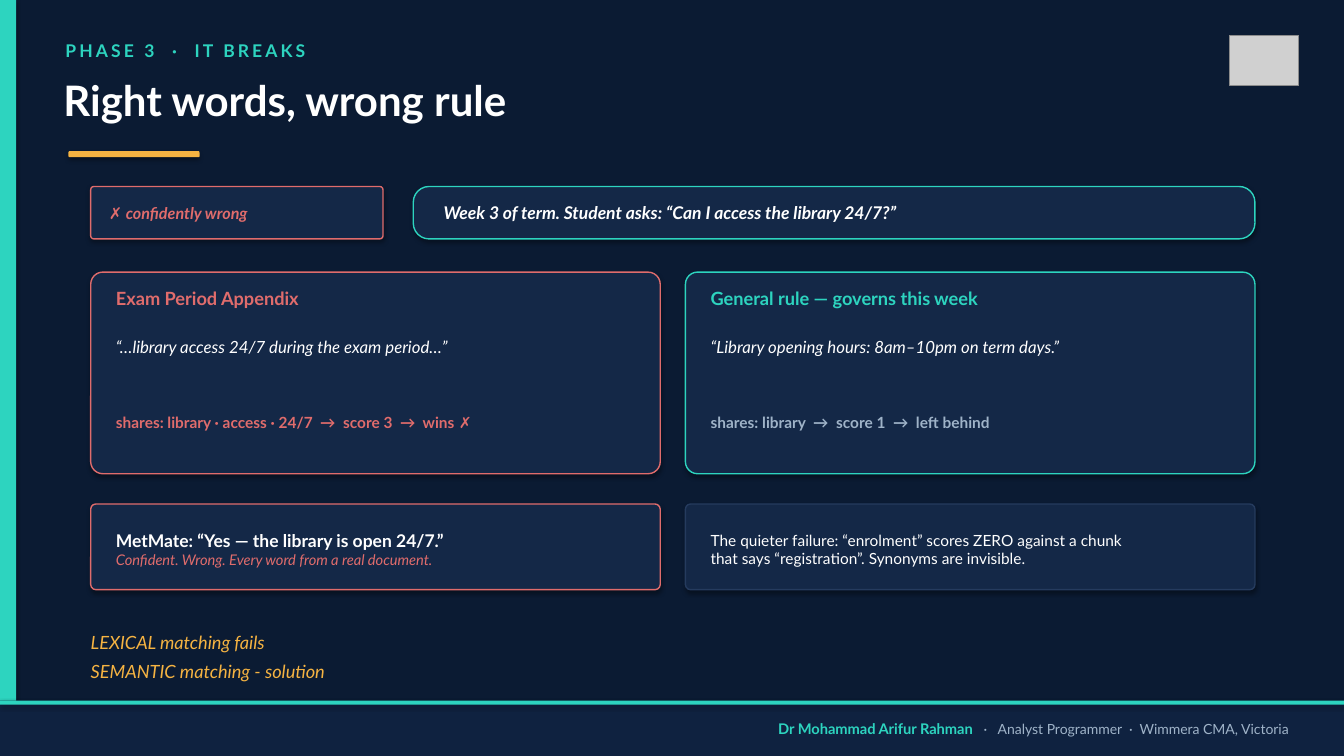
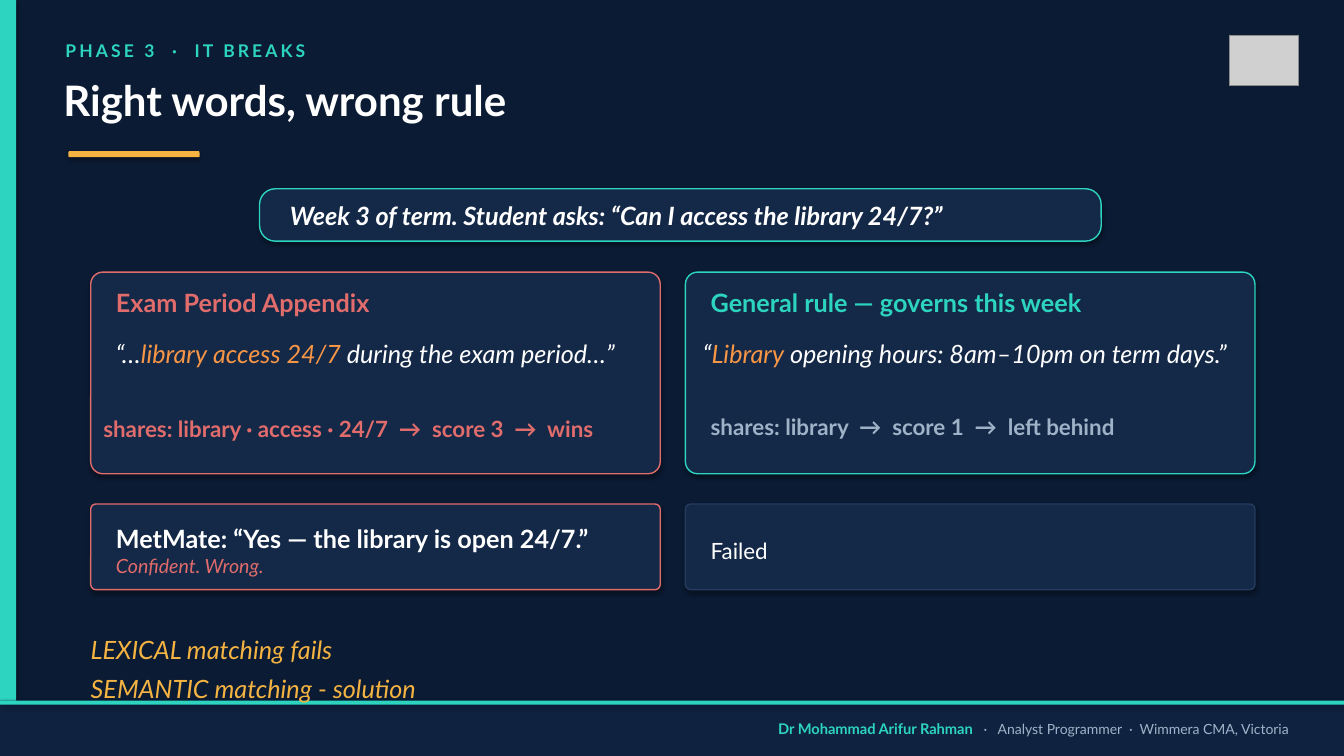
Before and after one commit to arifwcma/induction, a slide deck: slide 9 of lecture/deck.pptx. Drawn at 1344x756 pixels with LibreOffice and Linux fonts; fonts in the diff are those of the drawing; grey boxes stand for pictures. Boxes give left, top, right and bottom in pixels: in the first picture for what was removed or moved away, otherwise in the second. Text is boxed around its words. In the diff, an @@ line names an element or a change of style, - is before the commit and + after.

```diff
--- a/lecture/deck.pptx
+++ b/lecture/deck.pptx
@@ rounded rectangle removed at [91,187,383,239] @@
@@ text removed at [126,207,248,222] @@
-✗ confidently wrong
@@ rounded rectangle: place and size @@
-rounded rectangle at [413,187,1255,239]
+rounded rectangle at [259,189,1101,241]
@@ text "Week 3 of term. Student ...": place and size @@
-text "Week 3 of term. Student ..." at [444,205,896,222]
+text "Week 3 of term. Student ..." at [290,205,943,229]
@@ text "Week 3 of term. Student ..." at [290,205,943,229]: size 12.5 to 18 pt @@
@@ text "“…library access 24/7 during the ..." at [116,344,615,368]: size 12 to 18 pt; text colour #FFFFFF to #F79646 in "“…library access 24/7" @@
@@ text "“Library opening hours: 8am–10pm on ...": place and size @@
-text "“Library opening hours: 8am–10pm on ..." at [711,340,1059,356]
+text "“Library opening hours: 8am–10pm on ..." at [703,344,1227,368]
@@ text "“Library opening hours: 8am–10pm on ..." at [703,344,1227,368]: size 12 to 18 pt; text colour #FFFFFF to #F79646 in "“Library" @@
@@ text "shares: library → score 1 ..." at [711,418,1114,439]: size 11 to 16 pt @@
@@ text at [103,420,593,441]: text changed; size 11 to 16 pt @@
-shares: library · access · 24/7 → score 3 → wins ✗
+shares: library · access · 24/7 → score 3 → wins
@@ text at [116,528,589,553]: size 12.5 to 18 pt in "MetMate: “Yes — the library is open ..." @@
@@ text at [116,558,264,577]: text changed; size 10.5 to 14 pt @@
-Confident. Wrong. Every word from a real document.
+Confident. Wrong.
@@ text at [711,542,768,559]: text changed; size 11 to 16 pt @@
-The quieter failure: “enrolment” scores ZERO against a chunk
-that says “registration”. Synonyms are invisible.
+Failed
@@ size 13 to 18 pt in 3 elements at [116,293,370,317], [711,293,1081,317], [91,640,416,703] @@
```
Also in this commit, not shown: 14 other slides changed, 1 slide added, 1 other file.
